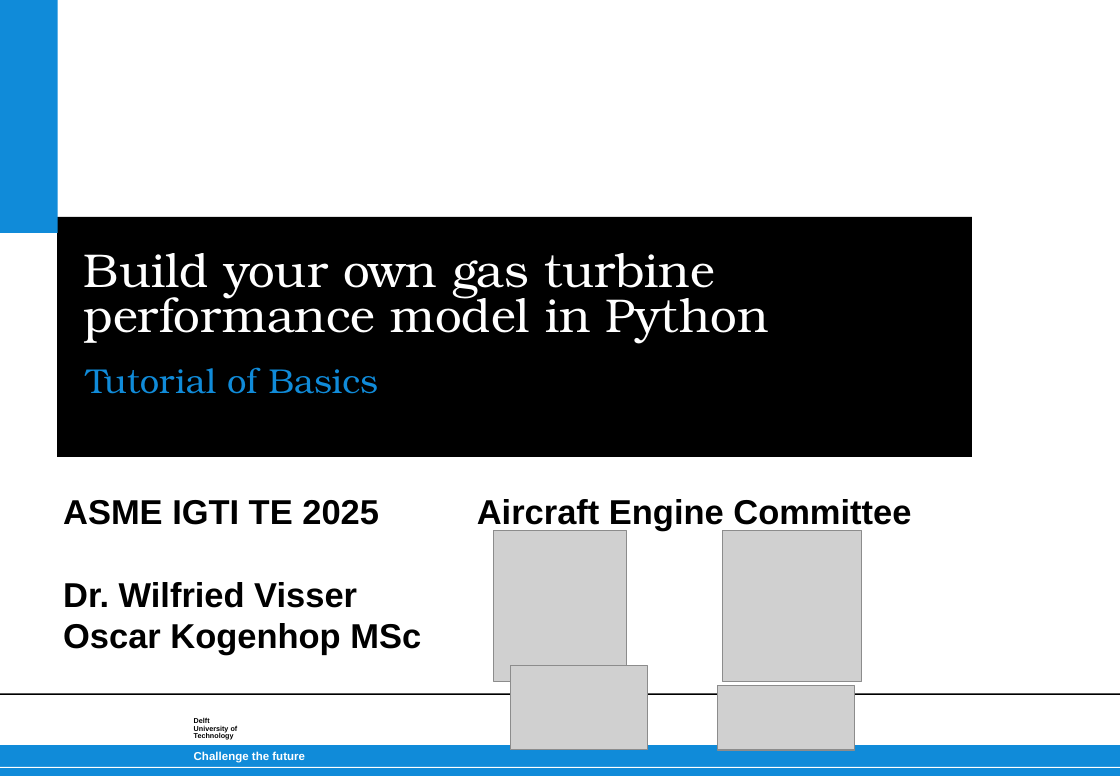
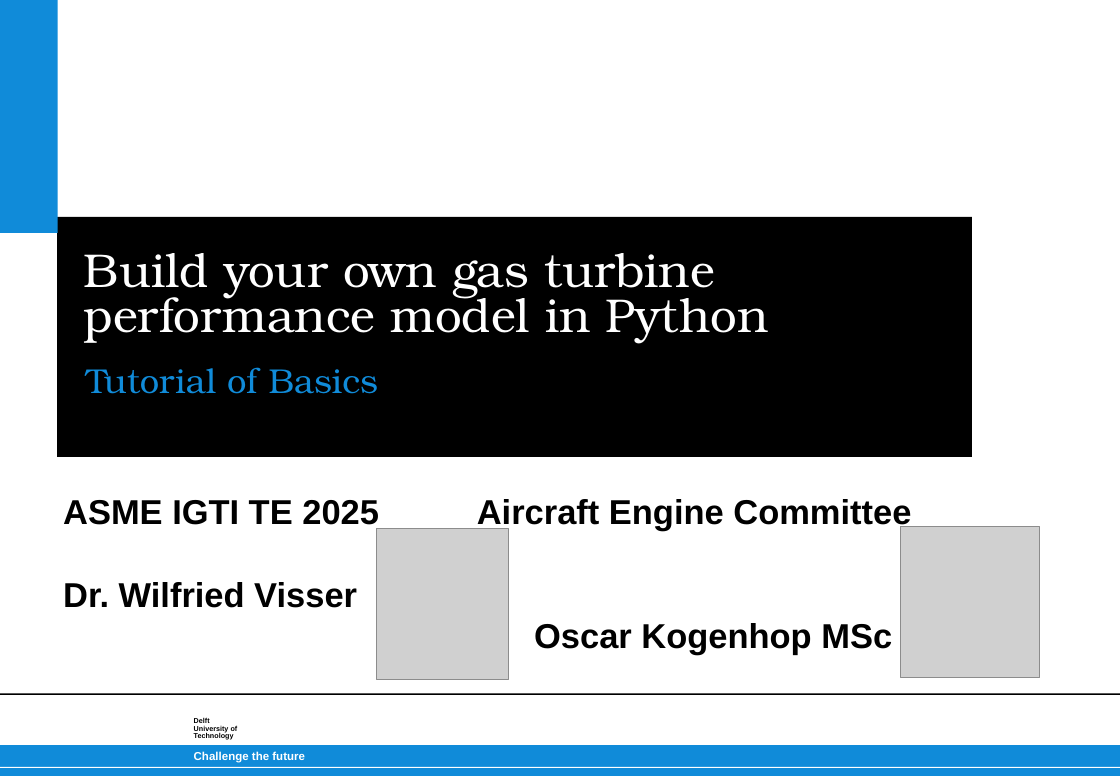
Before and after one commit to wvisser1958/GSPy, a slide deck: slide 1 of doc/Build your own gas turbine performance model from scratch.pptx. Drawn at 1120x776 pixels with LibreOffice and Linux fonts; fonts in the diff are those of the drawing; grey boxes stand for pictures; background and template pictures are left out. Boxes give left, top, right and bottom in pixels: in the first picture for what was removed or moved away, otherwise in the second. Text is boxed around its words. In the diff, an @@ line names an element or a change of style, - is before the commit and + after.

```diff
--- a/doc/Build your own gas turbine performance model from scratch.pptx
+++ b/doc/Build your own gas turbine performance model from scratch.pptx
@@ text "ASME IGTI TE 2025 Aircraft ..." rewrapped from (63, 500, 421, 655) to (63, 499, 911, 655) @@
@@ picture: place and size @@
-picture at (493, 531, 626, 682)
+picture at (376, 528, 509, 679)
@@ picture: place and size @@
-picture at (723, 531, 861, 682)
+picture at (901, 526, 1039, 677)
@@ picture removed at (510, 665, 647, 750) @@
@@ picture removed at (718, 686, 855, 750) @@
```
Also in this commit, not shown: 54 other slides changed, 2 slides added, 1 slide removed, 1 other file.
